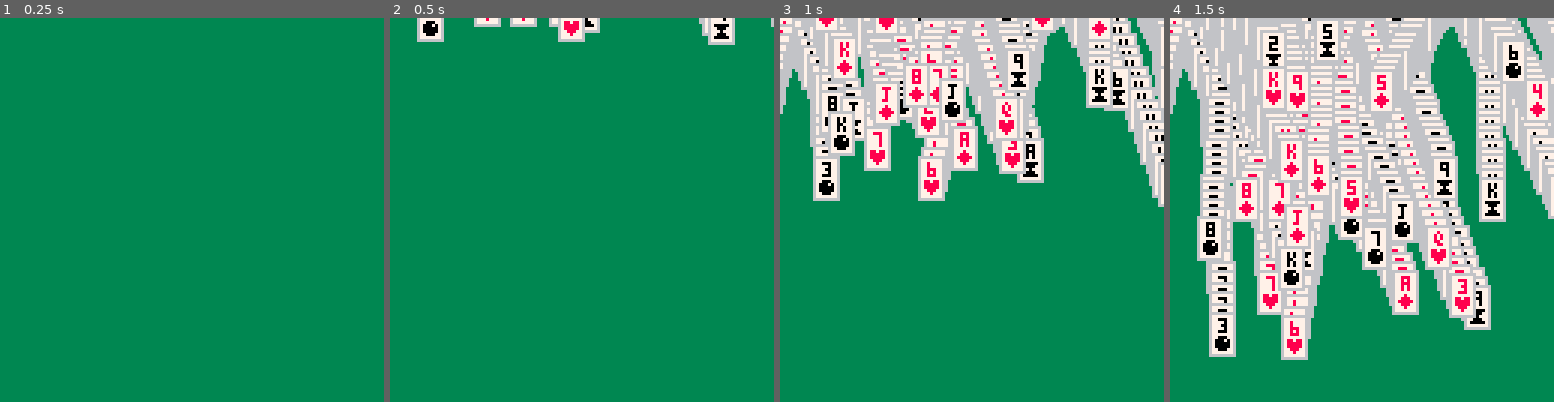
Above: before the commit, frames 1-4 (left to right).
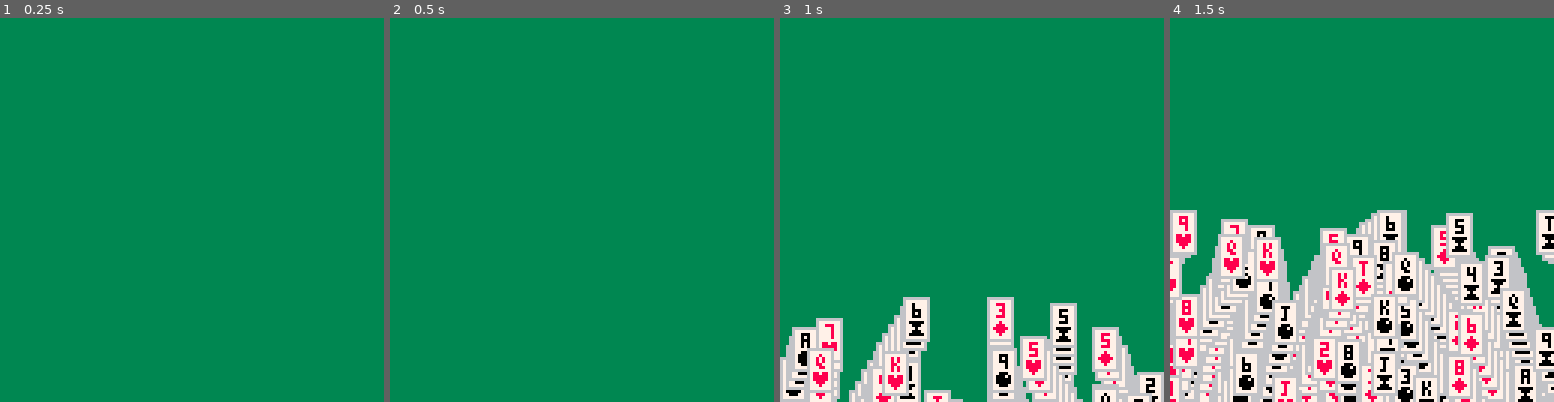
Above: after the commit, the same moments.

Repository: Gate88/tweetcarts
Game: PICO-8 cartridge cards.p8
The game is run twice, just before and just after one commit, with the same random seed, the same clock (stepped at 60 frames per second) and the same inputs.
Inputs:
- Up to frame 1 (0.25 s): no input
- Up to frame 2 (0.5 s): no input
- Up to frame 3 (1 s): no input
- Up to frame 4 (1.5 s): no input

Frame 1 is identical in both runs. In frame 2, 2.0% of the frame differs, in the area x 7-100%, y 0-8%; in frame 3, 46%; in frame 4, 84%, in the area x 0-100%, y 0-100%.

Commit message:
update card

Diff:
--- a/cards.p8
+++ b/cards.p8
@@ -3,12 +3,8 @@
 __lua__
 c,s="a23456789tjqk","♥●◆⧗"
 r,a,e=rectfill,print,rnd
-cls(3)::_::g,h=flr(t()/2),t()%2
+cls(3)::_::g,h=flr(t()/4)-2,t()%4-2srand(g)
 for k=0,51 do
-i,j=flr(k/4)+1,k%4+1
-y=(e(100)+9)*h-50
-x=e(162)-30+sin(e(1))*40*h
-r(x-1,y+1,x+7,y-13,6)
-r(x,y,x+6,y-12,7)a(sub(c,i,i),x+2,y-11,j%2*8)a(sub(s,j,j),x,y-5)
-end
-srand(g)flip()goto _
+i,j=flr(k/4)+1,k%4+1y=-e(120)*h+(40)*h*h+68x=j*24+sin(e(1))*60*h
+r(x-1,y+1,x+7,y-13,6)r(x,y,x+6,y-12,7)a(sub(c,i,i),x+2,y-11,j%2*8)a(sub(s,j,j),x,y-5)end
+flip()goto _
